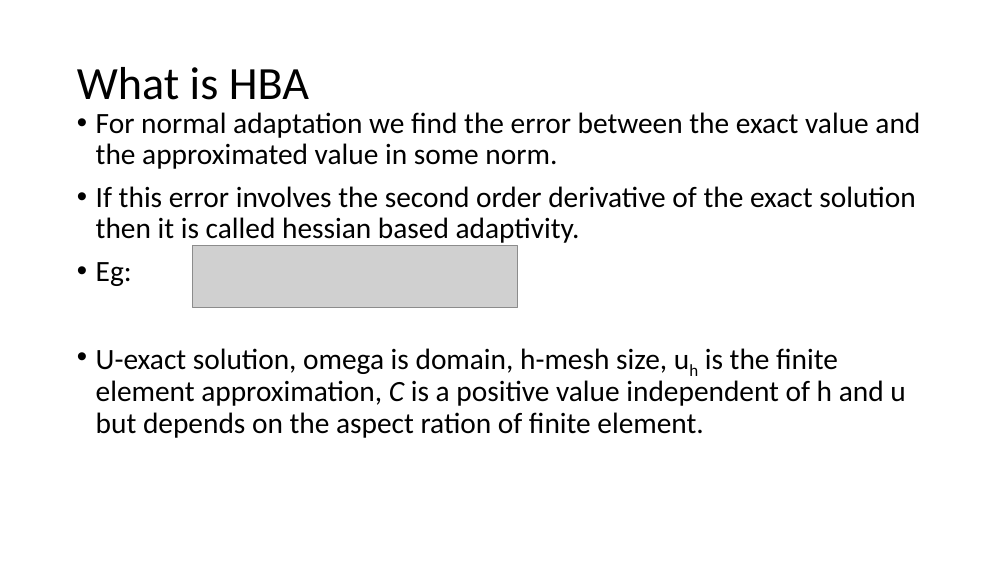
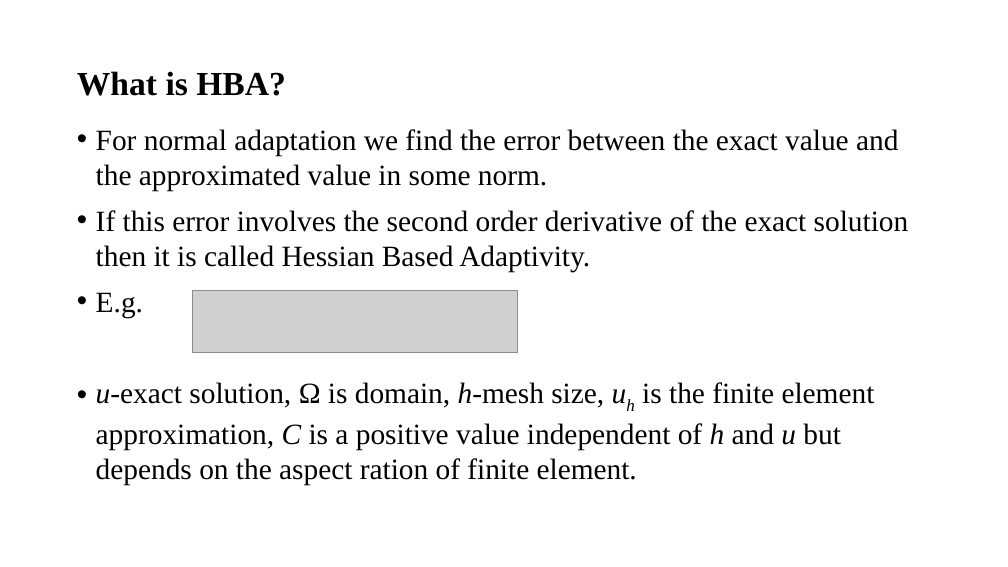
Before and after one commit to lohith921/amr, a slide deck: slide 2 of HBA.pptx. Drawn at 1008x567 pixels with LibreOffice and Linux fonts; fonts in the diff are those of the drawing; grey boxes stand for pictures. Boxes give left, top, right and bottom in pixels: in the first picture for what was removed or moved away, otherwise in the second. Text is boxed around its words. In the diff, an @@ line names an element or a change of style, - is before the commit and + after.

```diff
--- a/HBA.pptx
+++ b/HBA.pptx
@@ title at <box>77,71,286,96</box>: text changed; size 44 to 32 pt; font Calibri to Times New Roman; bold on @@
-What is HBA
+What is HBA?
@@ text "For normal adaptation we find ...": place and size @@
-text "For normal adaptation we find ..." at <box>96,112,920,438</box>
+text "For normal adaptation we find ..." at <box>96,129,909,485</box>
@@ text at <box>96,129,898,191</box>: font Calibri to Times New Roman in "For normal adaptation we find the error ..."; line spacing 0.9 to 1 @@
@@ text at <box>96,210,909,485</box>: text changed; font Calibri to Times New Roman @@
-• If this error involves the second order derivative of the exact solution then it is called hessian based adaptivity.
-• Eg:
-• U-exact solution, omega is domain, h-mesh size, uh is the finite element approximation, C is a positive value independent of h and u but depends on the aspect ration of finite element.
+• If this error involves the second order derivative of the exact solution then it is called Hessian Based Adaptivity.
+• E.g.
+• u-exact solution, Ω is domain, h-mesh size, uh is the finite element approximation, C is a positive value independent of h and u but depends on the aspect ration of finite element.
@@ picture: place and size @@
-picture at <box>193,246,518,308</box>
+picture at <box>193,290,518,352</box>
```
Also in this commit, not shown: 22 other slides changed, 6 slides added, 6 slides removed.
